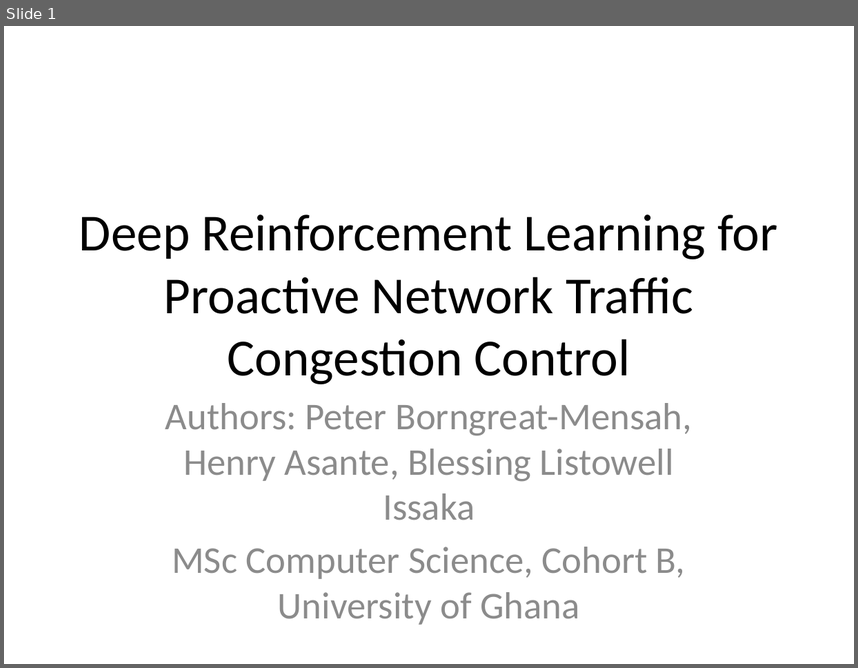
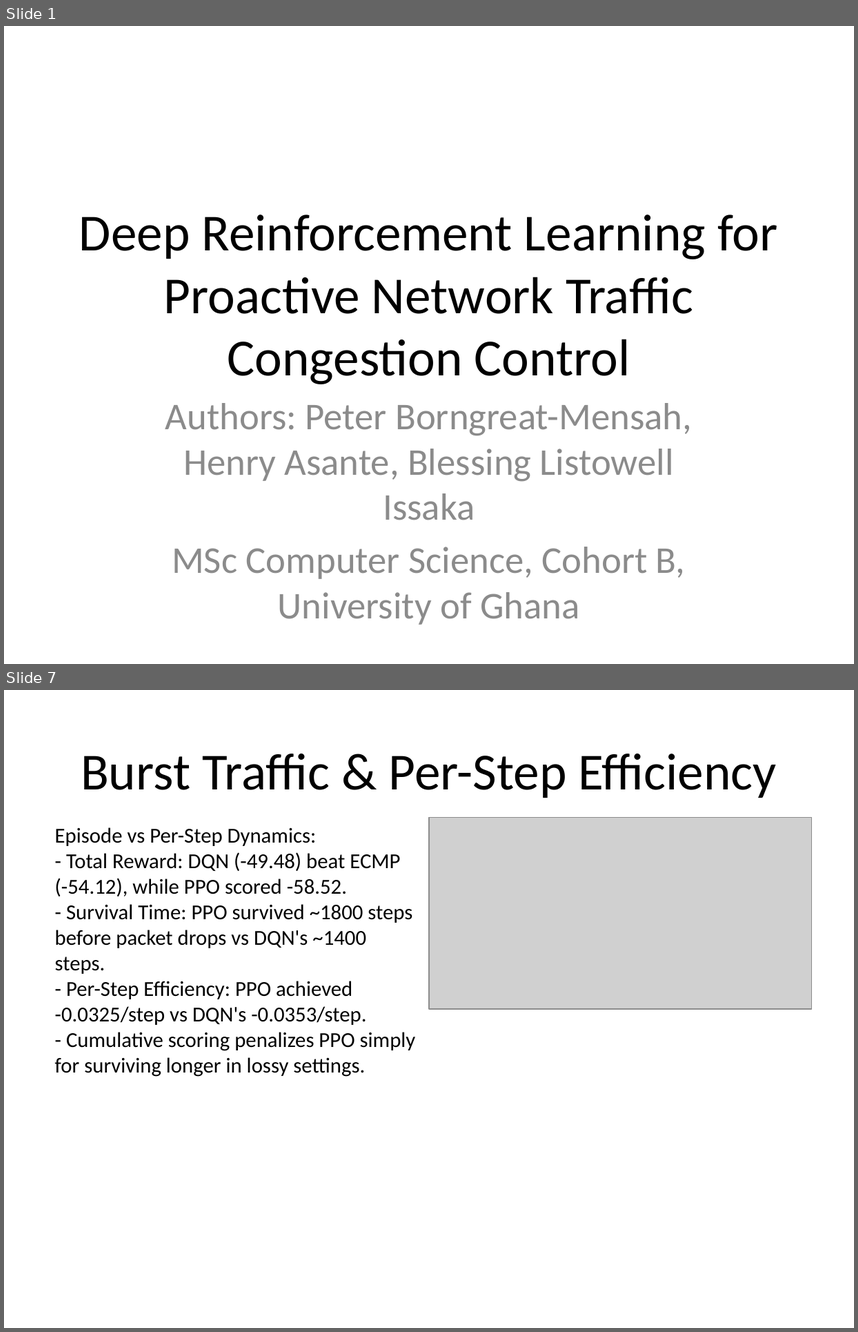
Before and after one commit to PipetteGh/Deep-Reinforcement-Learning-for-Proactive-Network-Traffic-Congestion-Control-and-Load-Balancing, a slide deck: final_presentation.pptx. Shown one above the other, each under a label of ours: slide 1 before the commit, slides 1 and 7 after it; the slides between them are not shown. The pictures are 858x668 and 858x1332 pixels, drawn with LibreOffice and Linux fonts; fonts in the diff are those of the drawing; grey boxes stand for pictures. Boxes give left, top, right and bottom in pixels: in the first picture for what was removed or moved away, otherwise in the second. Text is boxed around its words. In the diff, an @@ line names an element or a change of style, - is before the commit and + after.

```diff
--- a/final_presentation.pptx
+++ b/final_presentation.pptx
@@ slide 7 added at [4,690,854,1328], background #FFFFFF @@
@@ title added at [81,753,777,798], 44 pt, text #000000 @@
+Burst Traffic & Per-Step Efficiency
@@ text added at [55,827,416,1076], 18 pt, text #000000 @@
+Episode vs Per-Step Dynamics:
+- Total Reward: DQN (-49.48) beat ECMP (-54.12), while PPO scored -58.52.
+- Survival Time: PPO survived ~1800 steps before packet drops vs DQN's ~1400 steps.
+- Per-Step Efficiency: PPO achieved -0.0325/step vs DQN's -0.0353/step.
+- Cumulative scoring penalizes PPO simply for surviving longer in lossy settings.
@@ picture added at [429,818,811,1009] @@
```
Also in this commit, not shown: 5 slides changed, 3 other slides added, 6 slides removed, 17 other files.
